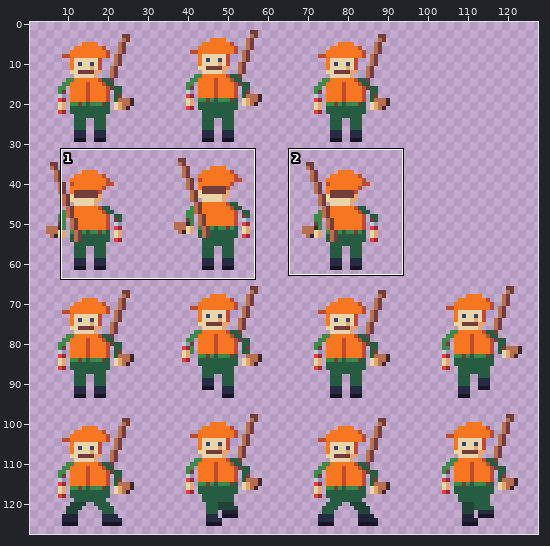
Two states of a pixel-art file, assets/textures/characters/metsastaja_32.aseprite. The picture above shows the old version from afar; the outline marks the close-up.
Close-up. The starting point:
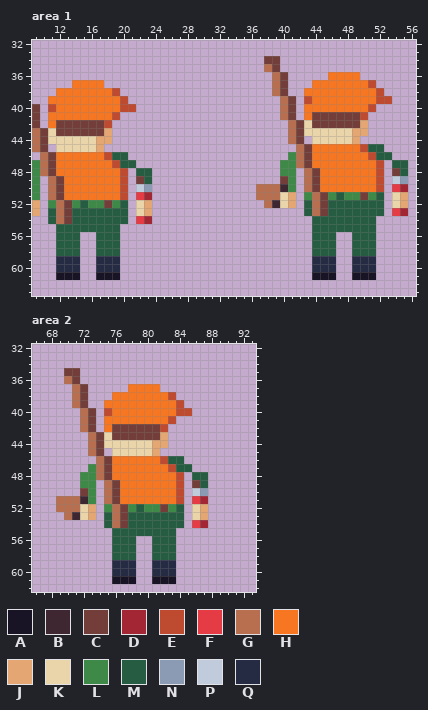
128x128 pixels, 1 frame. Shown: area 1: x 9..56, y 32..63; area 2: x 66..93, y 32..62. The wide view leaves out empty margins.
Palette (. is transparent): A #181425  B #3e2731  C #733e39  D #a22633  E #be4a2f  F #e43b44  G #b86f50  H #f77622  J #e4a672  K #ead4aa  L #3e8948  M #265c42  N #8b9bb4  P #c0cbdc  Q #262b44
Pixels before, area 1, first column x 9:
34 .............................CC................
35 .............................GC................
36 ..............................GC.....HHHH......
37 .....HHHH.....................GC...HHHHHHHE....
38 ...HHHHHHHE...................GC..HHHHHHHHHE...
39 ..HHHHHHHHHE...................GC.EHHHHHHHHEE..
40 C.EHHHHHHHHEE..................GC.HHHHHHHHE....
41 C.HHHHHHHHE....................GC.HCCCCCCE.....
42 C.HCCCCCCE......................GCKCCCCCCJ.....
43 GCKCCCCCCJ......................GCKKKKKKJJ.....
44 GCKKKKKKJJ......................GC.KKKKKJ......
45 GC.KKKKKJ........................GCHHHHHHEMM...
46 .GCHHHHHHEMM....................LGCHHHHHHHEMM..
47 LGCHHHHHHHEMM..................LLGCHHHHHHHHE.MM
48 LGCHHHHHHHHE.MM................LL.GCHHHHHHHE.CM
49 L.GCHHHHHHHE.CM................CL.GCHHHHHHHE.PN
50 L.GCHHHHHHHE.PN.............GGGBL.GCHHHHHHHE.FD
51 L.GCHHHHHHHE.FD.............GGGKJ.LGCLMLLCLM.KJ
52 J.LGCLMLLCLM.KJ..............GBKJ.MGCMMMMMMM.KJ
53 J.MGCMMMMMMM.KJ...................MGCMMMMMMM.FD
54 ..MGCMMMMMMM.FD....................MMMMMMMM....
55 ...MMMMMMMM........................MMMMMMMM....
56 ...MMM..MMM........................MMM..MMM....
57 ...MMM..MMM........................MMM..MMM....
58 ...MMM..MMM........................MMM..MMM....
59 ...QQQ..QQQ........................QQQ..QQQ....
60 ...QQQ..QQQ........................QQQ..QQQ....
61 ...AAA..AAA........................AAA..AAA....
Pixels before, area 2, first column x 69:
35 .CC................
36 .GC................
37 ..GC.....HHHH......
38 ..GC...HHHHHHHE....
39 ..GC..HHHHHHHHHE...
40 ...GC.EHHHHHHHHEE..
41 ...GC.HHHHHHHHE....
42 ...GC.HCCCCCCE.....
43 ....GCKCCCCCCJ.....
44 ....GCKKKKKKJJ.....
45 ....GC.KKKKKJ......
46 .....GCHHHHHHEMM...
47 ....LGCHHHHHHHEMM..
48 ...LLGCHHHHHHHHE.MM
49 ...LL.GCHHHHHHHE.CM
50 ...CL.GCHHHHHHHE.PN
51 GGGBL.GCHHHHHHHE.FD
52 GGGKJ.LGCLMLLCLM.KJ
53 .GBKJ.MGCMMMMMMM.KJ
54 ......MGCMMMMMMM.FD
55 .......MMMMMMMM....
56 .......MMM..MMM....
57 .......MMM..MMM....
58 .......MMM..MMM....
59 .......QQQ..QQQ....
60 .......QQQ..QQQ....
61 .......AAA..AAA....
Now the later version:
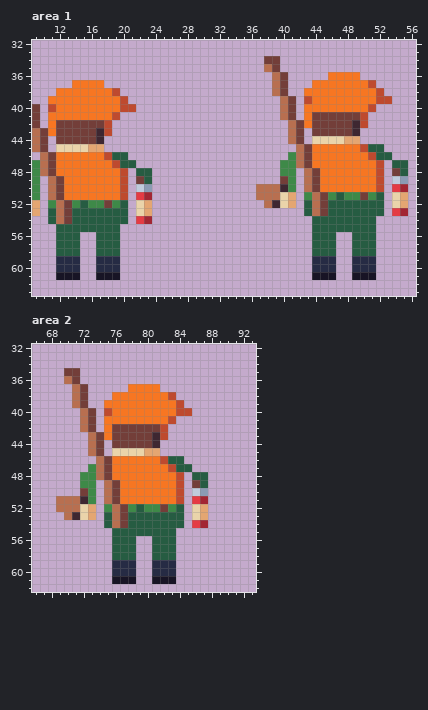
Change:
Area 1:
Colour B replaces colour C in row 42 at x 49; in row 43 at x 17.
Colour B replaces colour J in row 43 at x 49; in row 44 at x 17.
Colour C replaces colour K in row 43 at x 44 to 48; in row 44 at x 12 to 16.
Colour E replaces colour J in row 42 at x 50; in row 43 at x 18.
Colour H replaces colour K in row 42 at x 43; in row 43 at x 11.
Colour J replaces colour K in row 44 at x 48; in row 45 at x 16.
The author cleared colour J in row 43 at x 50; in row 44 at x 18.
The author cleared colour K in row 43 at x 43; in row 44 at x 11.
Area 2:
Colour B replaces colour C in row 43 at x 81.
Colour B replaces colour J in row 44 at x 81.
Colour C replaces colour K in row 44 at x 76 to 80.
Colour E replaces colour J in row 43 at x 82.
Colour H replaces colour K in row 43 at x 75.
Colour J replaces colour K in row 45 at x 80.
The author cleared colour J in row 44 at x 82.
The author cleared colour K in row 44 at x 75.
Where, in picture pixels (left, top, right, bottom), the same in both close-ups:
changed: (304, 120, 368, 144)
changed: (48, 128, 112, 152)
changed: (104, 432, 168, 456)
